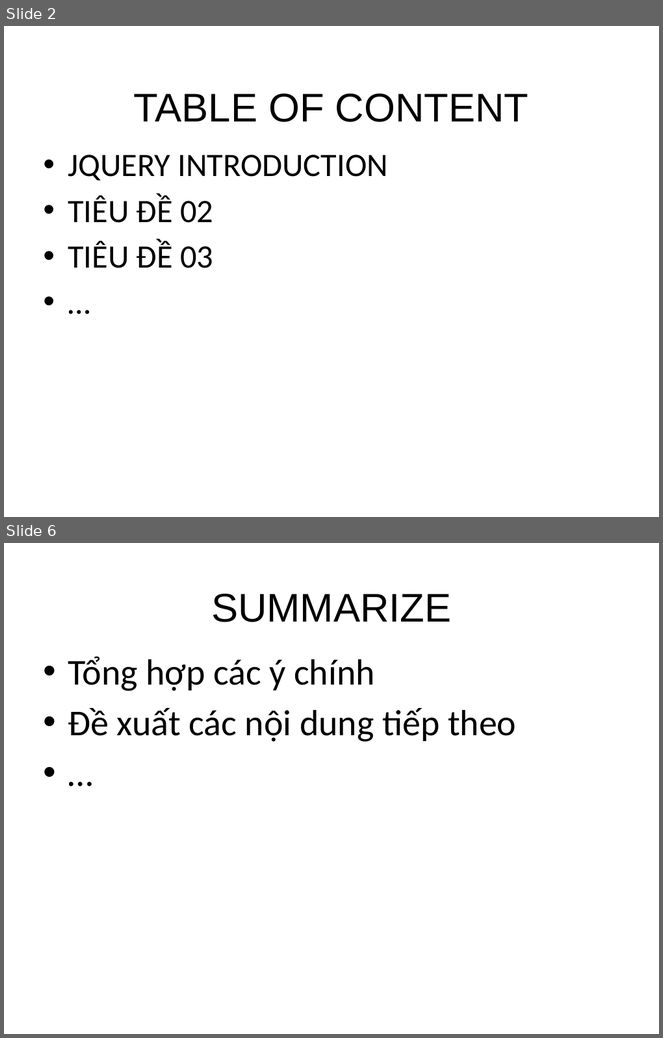
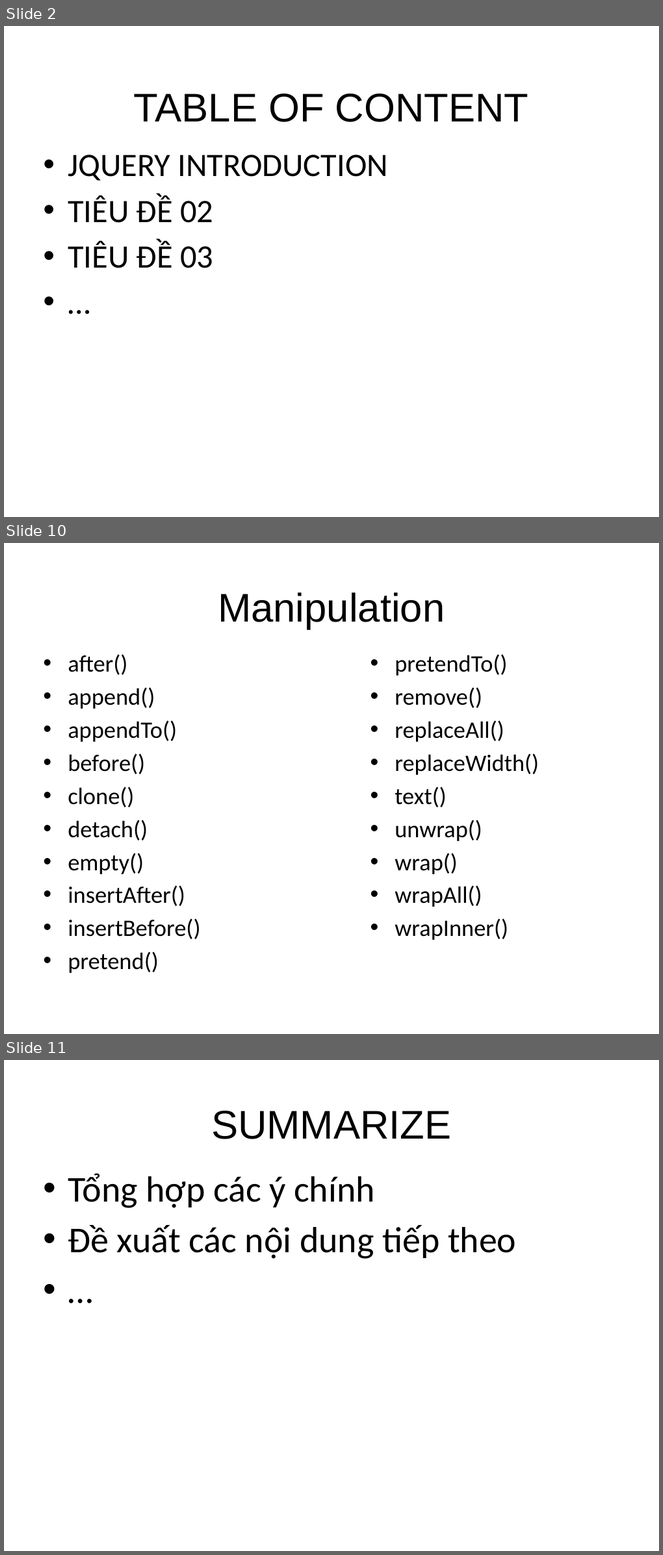
Before and after one commit to sonvq-qsoftvn/jquerytraining, a slide deck: QS_Training_JS_JQuery_Basic.pptx. Shown one above the other, each under a label of ours: slides 2 and 6 before the commit, slides 2, 10 and 11 after it; the slides between them are not shown. The pictures are 663x1038 and 663x1555 pixels, drawn with LibreOffice and Linux fonts; fonts in the diff are those of the drawing; background and template pictures are left out. Boxes give left, top, right and bottom in pixels: in the first picture for what was removed or moved away, otherwise in the second. Text is boxed around its words. In the diff, an @@ line names an element or a change of style, - is before the commit and + after.

```diff
--- a/QS_Training_JS_JQuery_Basic.pptx
+++ b/QS_Training_JS_JQuery_Basic.pptx
@@ slide 10 added at bbox=[4, 543, 659, 1034], background picture (left out) @@
@@ title added at bbox=[218, 592, 445, 629], 44 pt, text #000000 @@
+Manipulation
@@ text added at bbox=[68, 654, 200, 973], 26 pt, text #000000 @@
+• after()
+• append()
+• appendTo()
+• before()
+• clone()
+• detach()
+• empty()
+• insertAfter()
+• insertBefore()
+• pretend()
@@ text added at bbox=[395, 654, 539, 940], 26 pt, text #000000 @@
+• pretendTo()
+• remove()
+• replaceAll()
+• replaceWidth()
+• text()
+• unwrap()
+• wrap()
+• wrapAll()
+• wrapInner()
@@ what was slide 6 is now slide 11 @@
```
Also in this commit, not shown: 1 slide changed, 6 other slides added, 2 slides removed, 2 other files.
